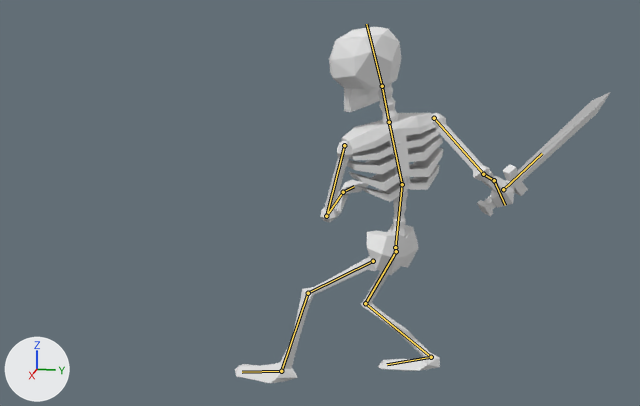
The Blender file Blender/Skeleton animacoes.blend: old version first, new version second.
One viewpoint serves both versions: a 50 mm camera at (12.07, 1.87, 5.72) aimed at (-0.83, -0.7, 2.5). Every picture has the same lights, and +X, +Y and +Z are marked at lower left. Both versions are drawn at frame 20 of the action 'Atacando.002'; the numbers are the values there. The bones that bend it are drawn over the model as lines.
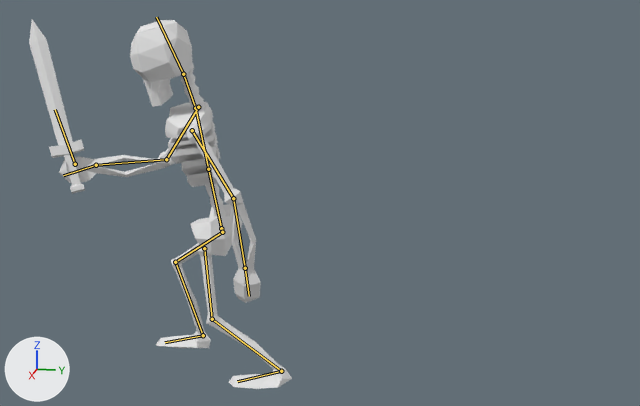
The edits, one by one:
Bone 'Abdomen' (bone_abdomen) moves from (-0.24, -0.73, -0.27) to (-0.22, -0.39, 2.7).
Bone 'Abdomen' (bone_abdomen) turns from (-8, -20, 5) to (6, -4, -4) degrees about its own x, y and z.
Bone 'Torax' (bone_torax) turns from (9, -60, 3) to (8, 14, 9) degrees about its own x, y and z.
Bone 'Pescoco' (bone_pescoco) turns from (2, 26, -2) to (1, 5, -12) degrees about its own x, y and z.
Bone 'Cabeca' (bone_cabeca) turns from (0, 0, -10) to (-3, -13, -8) degrees about its own x, y and z.
Bone 'Braco1.r' (bone_braco1_r) turns from (-22, 37, -43) to (-6, 54, -10) degrees about its own x, y and z.
Bone 'Braco2.r' (bone_braco2_r) turns from (-2, 1, -10) to (8, 5, -13) degrees about its own x, y and z.
Bone 'Mao.r' (bone_mao_r) turns from (-10, 2, -56) to (-9, 1, -55) degrees about its own x, y and z.
Bone 'ControladorBraco.l' (bone_controladorbraco_l) moves from (-2.93, -0.35, -0.01) to (-0.86, -1.23, -0.85).
Bone 'ControladorBraco.l' (bone_controladorbraco_l) turns from (26, -72, -142) to (48, 32, -6) degrees about its own x, y and z.
Bone 'ControladorPerna.l' (bone_controladorperna_l) turns from (-8, 18, 2) to (-5, -3, 17) degrees about its own x, y and z.
Bone 'OrientacaoPerna.l' (bone_orientacaoperna_l) moves from (-0.54, 0.0, -0.01) to (-0.54, -3.26, 0.47).
Bone 'ControladorBraco.r' (bone_controladorbraco_r) moves from (1.07, 2.85, -0.01) to (-0.07, -4.08, 0.73).
Bone 'ControladorBraco.r' (bone_controladorbraco_r) turns from (63, -26, -147) to (11, -20, 29) degrees about its own x, y and z.
Bone 'ControladorPerna.r' (bone_controladorperna_r) moves from (0.25, 1.13, 0.01) to (-0.76, -2.95, 0.01).
Bone 'ControladorPerna.r' (bone_controladorperna_r) turns from (11, -2, -1) to (9, -5, -2) degrees about its own x, y and z.
Bone 'OrientacaoPerna.r' (bone_orientacaoperna_r) moves from (0.04, 0.0, 0.0) to (0.42, -4.35, 0.63).

Boxes (x1, y1, x2, y2) around the edits, measured in the pictures (640 x 406 px):
'Cube', posed (30% narrower): before (235, 27, 610, 383); after (29, 20, 292, 389)
bone 'Abdomen', root to tip: before (395, 247) to (402, 184); after (221, 228) to (208, 169)
bone 'Torax', root to tip: before (402, 184) to (389, 122); after (208, 169) to (195, 108)
bone 'Pescoco', root to tip: before (389, 122) to (382, 86); after (195, 108) to (183, 74)
bone 'Cabeca', root to tip: before (382, 86) to (366, 24); after (183, 74) to (156, 17)
bone 'Braco1.r', root to tip: before (434, 118) to (483, 174); after (198, 107) to (166, 159)
bone 'Braco2.r', root to tip: before (483, 174) to (494, 180); after (166, 159) to (96, 165)
bone 'Mao.r', root to tip: before (494, 180) to (505, 205); after (96, 165) to (63, 175)
